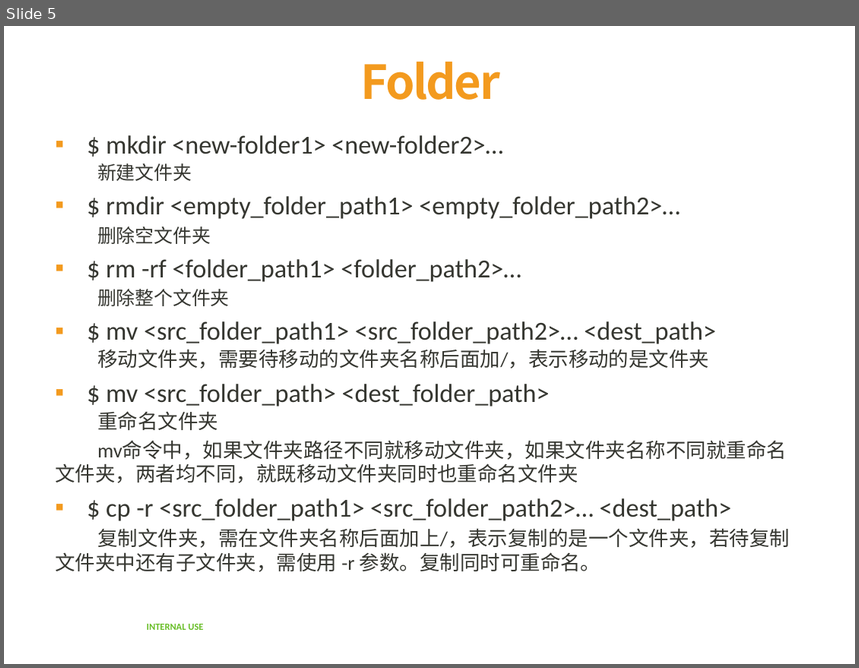
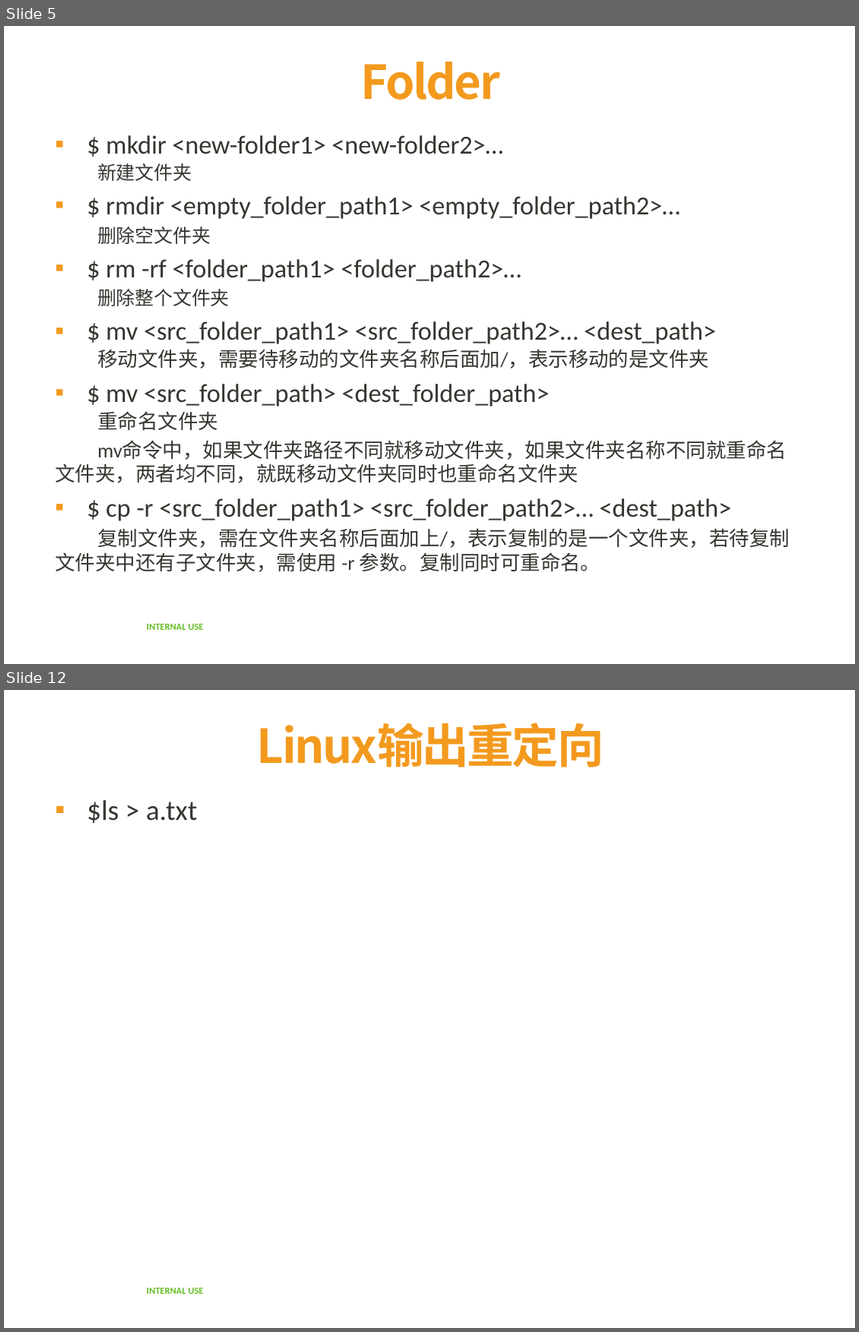
Before and after one commit to yalong0424/learning_summary, a slide deck: linux/linux_cmd.pptx. Shown one above the other, each under a label of ours: slide 5 before the commit, slides 5 and 12 after it; the slides between them are not shown. The pictures are 859x668 and 859x1332 pixels, drawn with LibreOffice and Linux fonts; fonts in the diff are those of the drawing; background and template pictures are left out. Boxes give left, top, right and bottom in pixels: in the first picture for what was removed or moved away, otherwise in the second. Text is boxed around its words. In the diff, an @@ line names an element or a change of style, - is before the commit and + after.

```diff
--- a/linux/linux_cmd.pptx
+++ b/linux/linux_cmd.pptx
@@ slide 12 added at bbox=[4, 690, 855, 1328], background #FFFFFF; not listed: 1 template element that a slide beside it also shows @@
@@ title added at bbox=[257, 723, 604, 768], 39.6 pt, text #F39A1E, bold @@
+Linux输出重定向
@@ text added at bbox=[87, 800, 198, 823], 24 pt, text #353630 @@
+▪ $ls > a.txt
```
Also in this commit, not shown: 6 other slides added, 4 slides removed.
